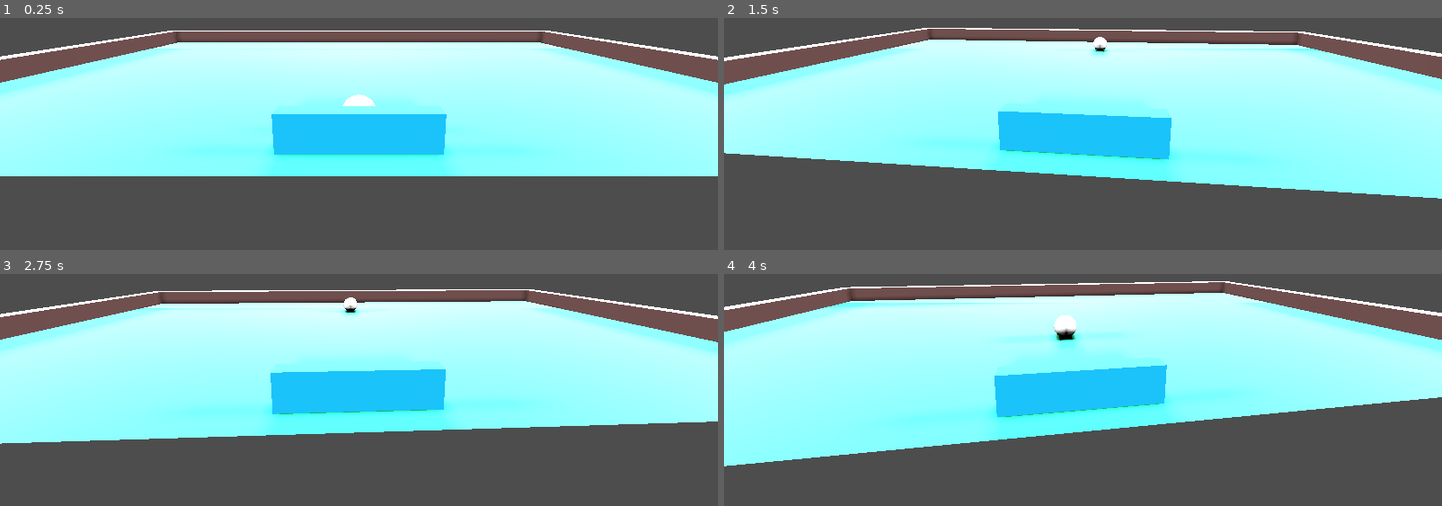
Above: before the commit, frames 1-4 (two rows, left to right).
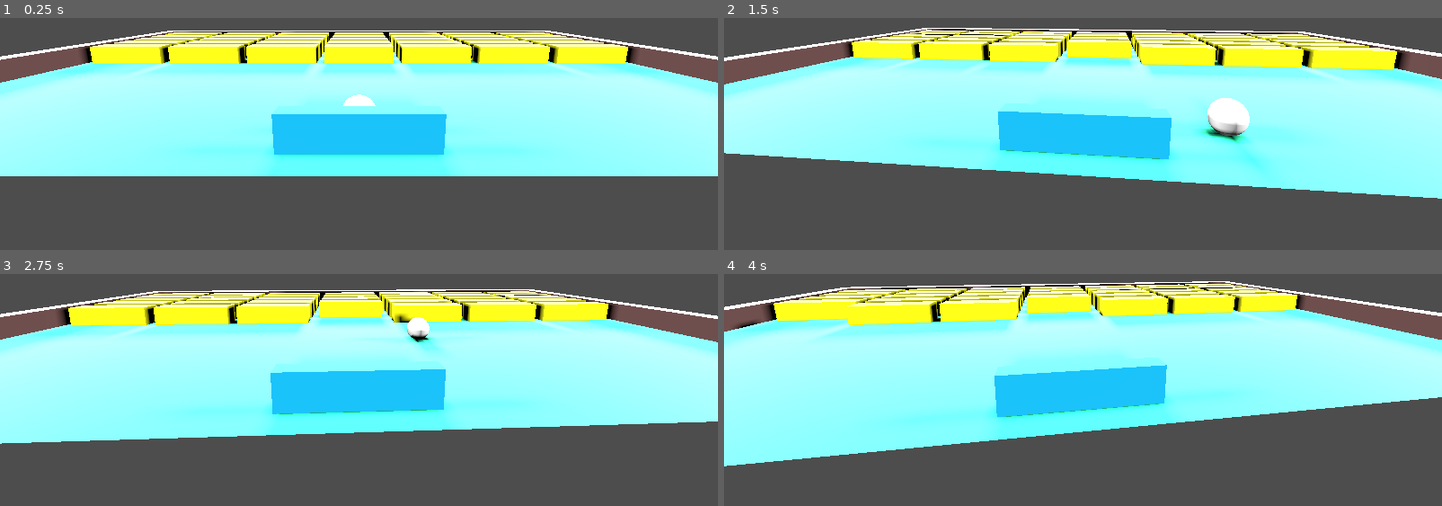
Above: after the commit, the same moments.

Repository: batako/Breakout-on-Godot
Game: Godot game, scene res://game.tscn
Same seed, same stepped clock (60 frames per second), same inputs: the game is played once before the commit and once after it.
Inputs (mouse positions are in pixels of both pictures, inside the frame that each line leads up to):
- Up to frame 1 (0.25 s): no input
- Up to frame 2 (1.5 s): tap Enter (ui_accept) at 0.5, 0.77 s; move the mouse to (1118, 45) at 0.52 s; hold W (move_forward) from 0.53 s (still down); move the mouse to (1047, 50) at 1.27 s
- Up to frame 3 (2.75 s): keep holding W (move_forward); tap Enter (ui_accept) at 1.52 s; move the mouse to (373, 297) at 2.02 s
- Up to frame 4 (4 s): keep holding W (move_forward); move the mouse to (1075, 311) at 2.77 s; tap Enter (ui_accept) at 3.02, 3.77 s; move the mouse to (1133, 308) at 3.52 s

The runs differ from the first frame. In frame 1, 13% of the frame differs, in the area x 7-93%, y 5-25%; in frame 2, 15%, in the area x 13-100%, y 4-67%; in frame 3, 13%; in frame 4, 13%.

Commit message:
ブロックを消すように

Diff:
--- /dev/null
+++ b/block.gd
@@ -0,0 +1,14 @@
+extends Area3D
+
+
+var entered_body = null
+
+
+func _on_body_entered(body: Node3D) -> void:
+	if body.name == "Ball":
+		entered_body = body
+
+
+func _on_body_exited(body: Node3D) -> void:
+	if body == entered_body:
+		queue_free()
--- /dev/null
+++ b/block.tscn
@@ -0,0 +1,35 @@
+[gd_scene load_steps=6 format=3 uid="uid://tprqehaohq8q"]
+
+[ext_resource type="Script" path="res://block.gd" id="1_pxdfr"]
+
+[sub_resource type="BoxShape3D" id="BoxShape3D_5g2vl"]
+size = Vector3(2, 0.5, 0.5)
+
+[sub_resource type="StandardMaterial3D" id="StandardMaterial3D_6kqbd"]
+albedo_color = Color(1, 1, 0, 1)
+
+[sub_resource type="BoxMesh" id="BoxMesh_g3ayk"]
+material = SubResource("StandardMaterial3D_6kqbd")
+size = Vector3(2, 0.5, 0.5)
+
+[sub_resource type="ConcavePolygonShape3D" id="ConcavePolygonShape3D_o387g"]
+data = PackedVector3Array(-1, 0.25, 0.25, 1, 0.25, 0.25, -1, -0.25, 0.25, 1, 0.25, 0.25, 1, -0.25, 0.25, -1, -0.25, 0.25, 1, 0.25, -0.25, -1, 0.25, -0.25, 1, -0.25, -0.25, -1, 0.25, -0.25, -1, -0.25, -0.25, 1, -0.25, -0.25, 1, 0.25, 0.25, 1, 0.25, -0.25, 1, -0.25, 0.25, 1, 0.25, -0.25, 1, -0.25, -0.25, 1, -0.25, 0.25, -1, 0.25, -0.25, -1, 0.25, 0.25, -1, -0.25, -0.25, -1, 0.25, 0.25, -1, -0.25, 0.25, -1, -0.25, -0.25, 1, 0.25, 0.25, -1, 0.25, 0.25, 1, 0.25, -0.25, -1, 0.25, 0.25, -1, 0.25, -0.25, 1, 0.25, -0.25, -1, -0.25, 0.25, 1, -0.25, 0.25, -1, -0.25, -0.25, 1, -0.25, 0.25, 1, -0.25, -0.25, -1, -0.25, -0.25)
+
+[node name="Block" type="Area3D"]
+transform = Transform3D(1, 0, 0, 0, 1, 0, 0, 0, 1, 2.08165e-12, 0.25, 2.08165e-12)
+script = ExtResource("1_pxdfr")
+
+[node name="CollisionShape3D" type="CollisionShape3D" parent="."]
+shape = SubResource("BoxShape3D_5g2vl")
+
+[node name="MeshInstance3D" type="MeshInstance3D" parent="."]
+mesh = SubResource("BoxMesh_g3ayk")
+skeleton = NodePath("../..")
+
+[node name="StatickBody3D" type="StaticBody3D" parent="MeshInstance3D"]
+
+[node name="CollisionShape3D" type="CollisionShape3D" parent="MeshInstance3D/StatickBody3D"]
+shape = SubResource("ConcavePolygonShape3D_o387g")
+
+[connection signal="body_entered" from="." to="." method="_on_body_entered"]
+[connection signal="body_exited" from="." to="." method="_on_body_exited"]
--- a/game.tscn
+++ b/game.tscn
@@ -1,5 +1,6 @@
-[gd_scene load_steps=14 format=3 uid="uid://by7uvctnl67ih"]
-
+[gd_scene load_steps=15 format=3 uid="uid://by7uvctnl67ih"]
+
+[ext_resource type="PackedScene" uid="uid://tprqehaohq8q" path="res://block.tscn" id="1_atuoi"]
 [ext_resource type="PackedScene" uid="uid://cve0r4tmchx8v" path="res://player.tscn" id="1_oonqb"]
 [ext_resource type="PackedScene" uid="uid://d4vplaidtug1" path="res://ball.tscn" id="2_7msgm"]
 
@@ -110,6 +111,113 @@
 [node name="CollisionShape3D" type="CollisionShape3D" parent="Stage/Bottom"]
 shape = SubResource("BoxShape3D_1vo0l")
 
+[node name="Enemy" type="Node" parent="."]
+
+[node name="Block" parent="Enemy" instance=ExtResource("1_atuoi")]
+transform = Transform3D(1, 0, 0, 0, 1, 0, 0, 0, 1, 2.08165e-12, 0.25, -3.75)
+
+[node name="Block5" parent="Enemy" instance=ExtResource("1_atuoi")]
+transform = Transform3D(1, 0, 0, 0, 1, 0, 0, 0, 1, 2.25, 0.25, -3.75)
+
+[node name="Block6" parent="Enemy" instance=ExtResource("1_atuoi")]
+transform = Transform3D(1, 0, 0, 0, 1, 0, 0, 0, 1, 4.5, 0.25, -3.75)
+
+[node name="Block7" parent="Enemy" instance=ExtResource("1_atuoi")]
+transform = Transform3D(1, 0, 0, 0, 1, 0, 0, 0, 1, 6.75, 0.25, -3.75)
+
+[node name="Block2" parent="Enemy" instance=ExtResource("1_atuoi")]
+transform = Transform3D(1, 0, 0, 0, 1, 0, 0, 0, 1, -2.25, 0.25, -3.75)
+
+[node name="Block3" parent="Enemy" instance=ExtResource("1_atuoi")]
+transform = Transform3D(1, 0, 0, 0, 1, 0, 0, 0, 1, -4.5, 0.25, -3.75)
+
+[node name="Block4" parent="Enemy" instance=ExtResource("1_atuoi")]
+transform = Transform3D(1, 0, 0, 0, 1, 0, 0, 0, 1, -6.75, 0.25, -3.75)
+
+[node name="Block8" parent="Enemy" instance=ExtResource("1_atuoi")]
+transform = Transform3D(1, 0, 0, 0, 1, 0, 0, 0, 1, -6.75, 0.25, -3)
+
+[node name="Block12" parent="Enemy" instance=ExtResource("1_atuoi")]
+transform = Transform3D(1, 0, 0, 0, 1, 0, 0, 0, 1, -4.5, 0.25, -3)
+
+[node name="Block13" parent="Enemy" instance=ExtResource("1_atuoi")]
+transform = Transform3D(1, 0, 0, 0, 1, 0, 0, 0, 1, -2.25, 0.25, -3)
+
+[node name="Block14" parent="Enemy" instance=ExtResource("1_atuoi")]
+transform = Transform3D(1, 0, 0, 0, 1, 0, 0, 0, 1, 2.08165e-12, 0.25, -3)
+
+[node name="Block15" parent="Enemy" instance=ExtResource("1_atuoi")]
+transform = Transform3D(1, 0, 0, 0, 1, 0, 0, 0, 1, 2.25, 0.25, -3)
+
+[node name="Block16" parent="Enemy" instance=ExtResource("1_atuoi")]
+transform = Transform3D(1, 0, 0, 0, 1, 0, 0, 0, 1, 4.5, 0.25, -3)
+
+[node name="Block17" parent="Enemy" instance=ExtResource("1_atuoi")]
+transform = Transform3D(1, 0, 0, 0, 1, 0, 0, 0, 1, 6.75, 0.25, -3)
+
+[node name="Block9" parent="Enemy" instance=ExtResource("1_atuoi")]
+transform = Transform3D(1, 0, 0, 0, 1, 0, 0, 0, 1, -6.75, 0.25, -2.25)
+
+[node name="Block18" parent="Enemy" instance=ExtResource("1_atuoi")]
+transform = Transform3D(1, 0, 0, 0, 1, 0, 0, 0, 1, -4.5, 0.25, -2.25)
+
+[node name="Block19" parent="Enemy" instance=ExtResource("1_atuoi")]
+transform = Transform3D(1, 0, 0, 0, 1, 0, 0, 0, 1, -2.25, 0.25, -2.25)
+
+[node name="Block20" parent="Enemy" instance=ExtResource("1_atuoi")]
+transform = Transform3D(1, 0, 0, 0, 1, 0, 0, 0, 1, 2.08165e-12, 0.25, -2.25)
+
+[node name="Block21" parent="Enemy" instance=ExtResource("1_atuoi")]
+transform = Transform3D(1, 0, 0, 0, 1, 0, 0, 0, 1, 2.25, 0.25, -2.25)
+
+[node name="Block22" parent="Enemy" instance=ExtResource("1_atuoi")]
+transform = Transform3D(1, 0, 0, 0, 1, 0, 0, 0, 1, 4.5, 0.25, -2.25)
+
+[node name="Block23" parent="Enemy" instance=ExtResource("1_atuoi")]
+transform = Transform3D(1, 0, 0, 0, 1, 0, 0, 0, 1, 6.75, 0.25, -2.25)
+
+[node name="Block10" parent="Enemy" instance=ExtResource("1_atuoi")]
+transform = Transform3D(1, 0, 0, 0, 1, 0, 0, 0, 1, -6.75, 0.25, -1.5)
+
+[node name="Block24" parent="Enemy" instance=ExtResource("1_atuoi")]
+transform = Transform3D(1, 0, 0, 0, 1, 0, 0, 0, 1, -4.5, 0.25, -1.5)
+
+[node name="Block25" parent="Enemy" instance=ExtResource("1_atuoi")]
+transform = Transform3D(1, 0, 0, 0, 1, 0, 0, 0, 1, -2.25, 0.25, -1.5)
+
+[node name="Block26" parent="Enemy" instance=ExtResource("1_atuoi")]
+transform = Transform3D(1, 0, 0, 0, 1, 0, 0, 0, 1, 2.08165e-12, 0.25, -1.5)
+
+[node name="Block27" parent="Enemy" instance=ExtResource("1_atuoi")]
+transform = Transform3D(1, 0, 0, 0, 1, 0, 0, 0, 1, 2.25, 0.25, -1.5)
+
+[node name="Block28" parent="Enemy" instance=ExtResource("1_atuoi")]
+transform = Transform3D(1, 0, 0, 0, 1, 0, 0, 0, 1, 4.5, 0.25, -1.5)
+
+[node name="Block29" parent="Enemy" instance=ExtResource("1_atuoi")]
+transform = Transform3D(1, 0, 0, 0, 1, 0, 0, 0, 1, 6.75, 0.25, -1.5)
+
+[node name="Block11" parent="Enemy" instance=ExtResource("1_atuoi")]
+transform = Transform3D(1, 0, 0, 0, 1, 0, 0, 0, 1, -6.75, 0.25, -0.75)
+
+[node name="Block30" parent="Enemy" instance=ExtResource("1_atuoi")]
+transform = Transform3D(1, 0, 0, 0, 1, 0, 0, 0, 1, -4.5, 0.25, -0.75)
+
+[node name="Block31" parent="Enemy" instance=ExtResource("1_atuoi")]
+transform = Transform3D(1, 0, 0, 0, 1, 0, 0, 0, 1, -2.25, 0.25, -0.75)
+
+[node name="Block32" parent="Enemy" instance=ExtResource("1_atuoi")]
+transform = Transform3D(1, 0, 0, 0, 1, 0, 0, 0, 1, 2.08165e-12, 0.25, -0.75)
+
+[node name="Block33" parent="Enemy" instance=ExtResource("1_atuoi")]
+transform = Transform3D(1, 0, 0, 0, 1, 0, 0, 0, 1, 2.25, 0.25, -0.75)
+
+[node name="Block34" parent="Enemy" instance=ExtResource("1_atuoi")]
+transform = Transform3D(1, 0, 0, 0, 1, 0, 0, 0, 1, 4.5, 0.25, -0.75)
+
+[node name="Block35" parent="Enemy" instance=ExtResource("1_atuoi")]
+transform = Transform3D(1, 0, 0, 0, 1, 0, 0, 0, 1, 6.75, 0.25, -0.75)
+
 [node name="Player" parent="." instance=ExtResource("1_oonqb")]
 transform = Transform3D(1, 0, 0, 0, 1, 0, 0, 0, 1, 2.08165e-12, 0.25, 4)
 
